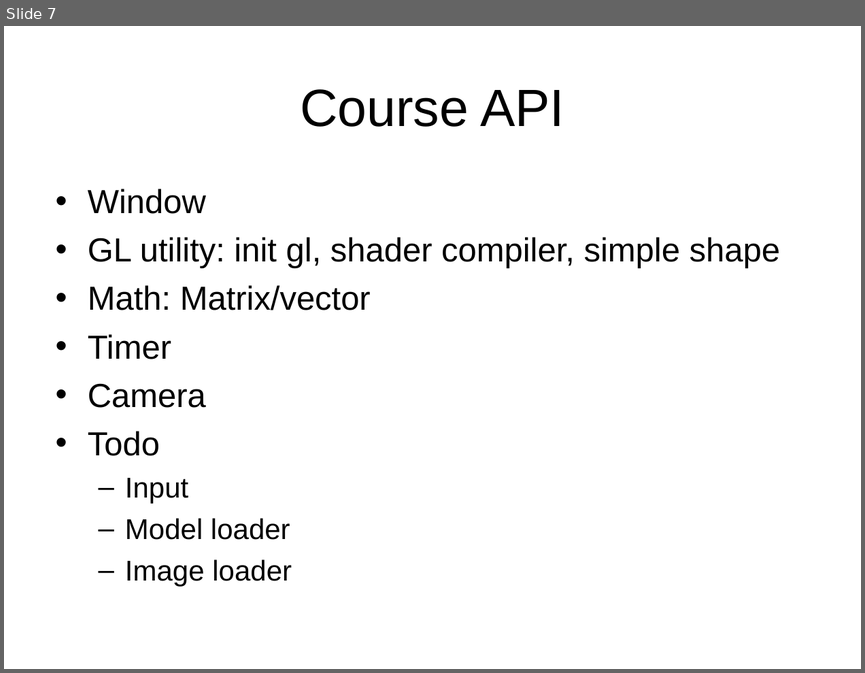
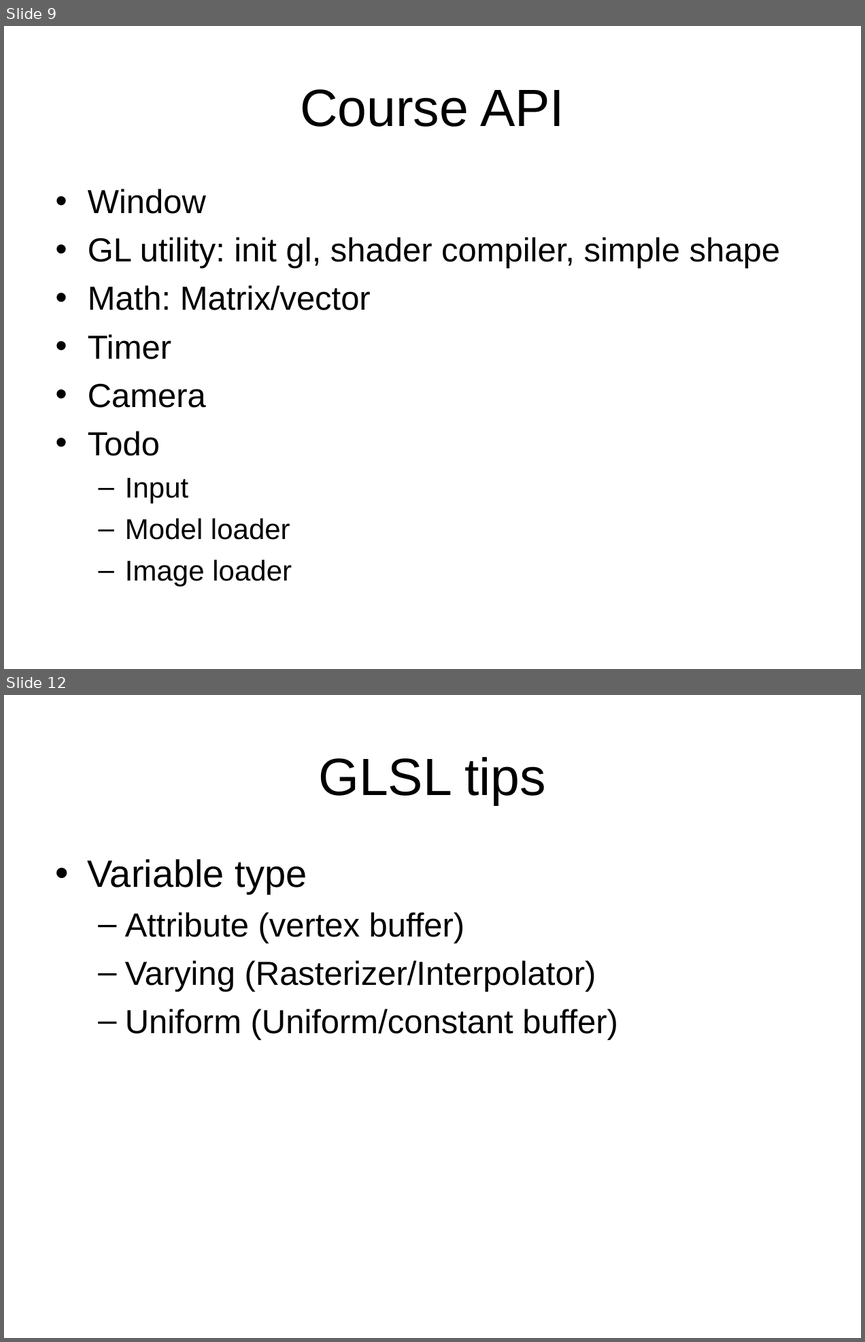
Before and after one commit to ianslayer/gpu_course, a slide deck: course2/animation.ppt. Shown one above the other, each under a label of ours: slide 7 before the commit, slides 9 and 12 after it; the slides between them are not shown. The pictures are 865x673 and 865x1342 pixels, drawn with LibreOffice and Linux fonts; fonts in the diff are those of the drawing. Boxes give left, top, right and bottom in pixels: in the first picture for what was removed or moved away, otherwise in the second. Text is boxed around its words. In the diff, an @@ line names an element or a change of style, - is before the commit and + after.

```diff
--- a/course2/animation.ppt
+++ b/course2/animation.ppt
@@ slide 12 added at (x1=4, y1=695, x2=861, y2=1338), background #FFFFFF @@
@@ title added at (x1=318, y1=757, x2=546, y2=805), 44 pt, text #000000 @@
+GLSL tips
@@ text added at (x1=88, y1=859, x2=618, y2=1040), 28 pt, text #000000 @@
+• Variable type
+  – Attribute (vertex buffer)
+  – Varying (Rasterizer/Interpolator)
+  – Uniform (Uniform/constant buffer)
@@ what was slide 7 is now slide 9 @@
```
Also in this commit, not shown: 2 slides changed, 4 other slides added, 1 slide removed, 15 other files.
